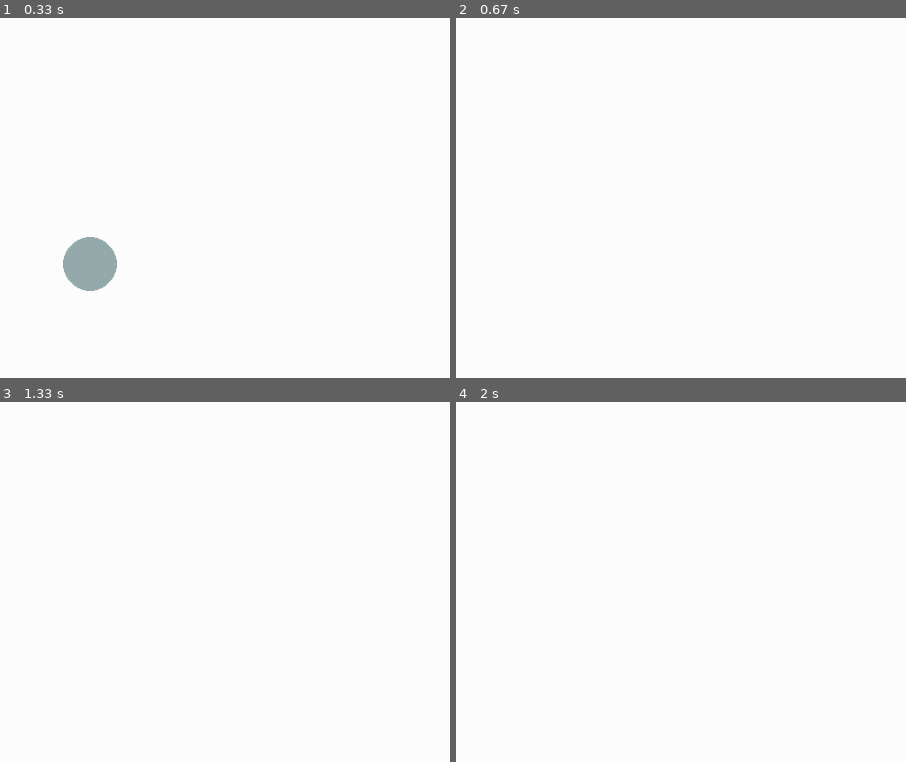
Above: before the commit, frames 1-4 (two rows, left to right).
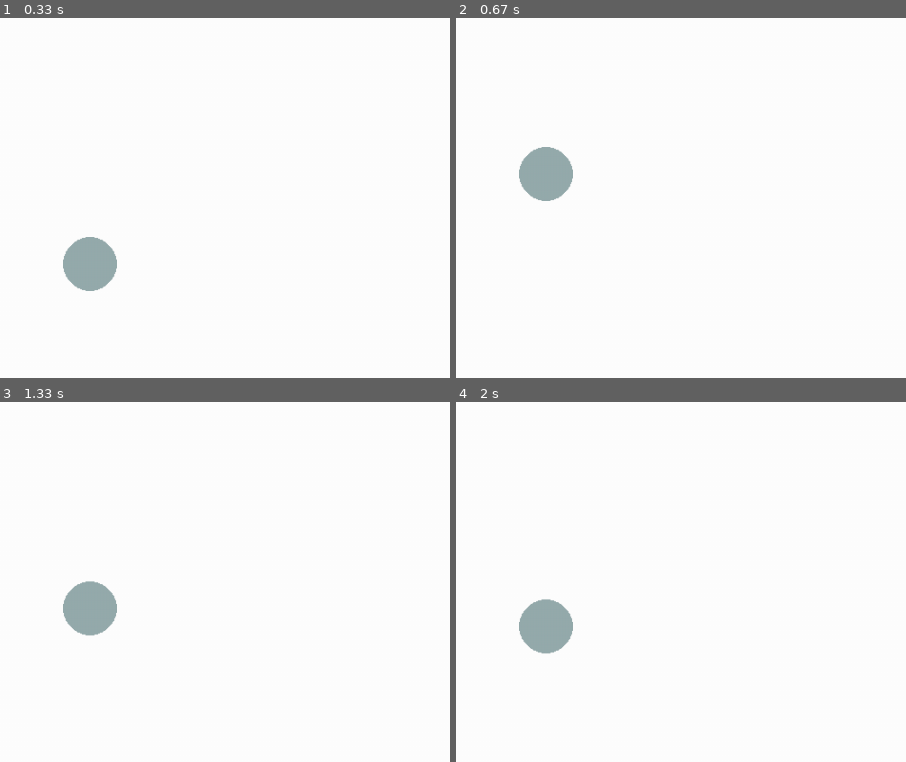
Above: after the commit, the same moments.

Repository: sbkhvdsanjlfdanbl/The-Quest-of-Space-Lizard
Game: pygame game, started from Test_Invironment.py
Two runs of this game, one before a commit and one after it. Both use one fixed random seed, a clock stepped at 60 frames per second and the inputs below.
Inputs:
- Up to frame 1 (0.33 s): no input
- Up to frame 2 (0.67 s): hold Up from 0.33 s (still down)
- Up to frame 3 (1.33 s): release Up at 0.8 s; hold Up 0.83-1.2 s; hold Up from 1.23 s (still down)
- Up to frame 4 (2 s): release Up at 1.53 s; hold Up 1.57-1.93 s; hold Up from 1.97 s (still down)
The pictures show only the part of the screen within x 0-50%, y 10-60%; the shares and areas given below are measured in that part.

Frame 1 is identical in both runs. In frame 2, 1.4% of the frame differs, in the area x 14-26%, y 35-51%; in frame 3, 1.4%, in the area x 14-26%, y 49-65%; in frame 4, 1.4%.

Commit message:
Add files via upload

Diff:
--- a/Test_Invironment.py
+++ b/Test_Invironment.py
@@ -34,8 +34,10 @@
                 quitGame()
         keys = pygame.key.get_pressed()
         if keys[pygame.K_UP]:
-            PlayerData[4] -= 30
             Up_Move(PlayerData[3],PlayerData[4])
+        elif PlayerData[4] < 350:
+            for z in range(0,5):
+                GravityEffect(PlayerData[4])
         SCREEN.fill(WHITE)
         pygame.draw.circle(SCREEN, [PlayerData[0],PlayerData[1],PlayerData[2]], (PlayerData[3], PlayerData[4]), PlayerData[5])
         pygame.display.update()
@@ -47,7 +49,7 @@
 
 def Up_Move(playerX, playerY):
     SCREEN.fill(WHITE)
-    playerY -= 30
+    playerY -= 5
     for i in range(0, len(PlayerData)):
         PlayerData.remove(PlayerData[0])
     PlayerData.append(R)
@@ -57,5 +59,12 @@
     PlayerData.append(playerY)
     PlayerData.append(player_size)
 
+def GravityEffect(playerY):
+    DecAmount = playerY - 350
+    DecAmount = DecAmount / 5
+    playerY -= DecAmount
+    PlayerData[4] = playerY
+
+
 
 gameLoop()
